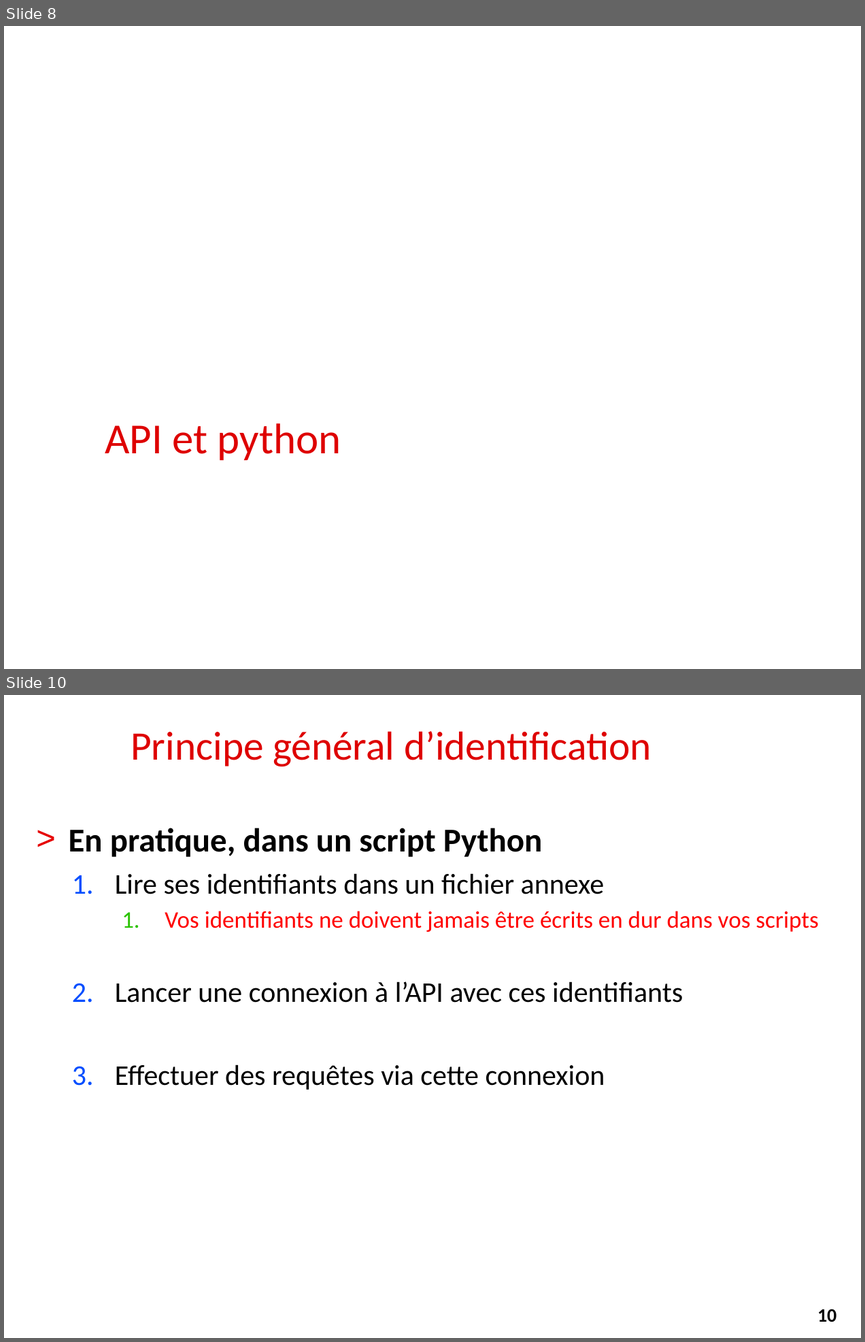
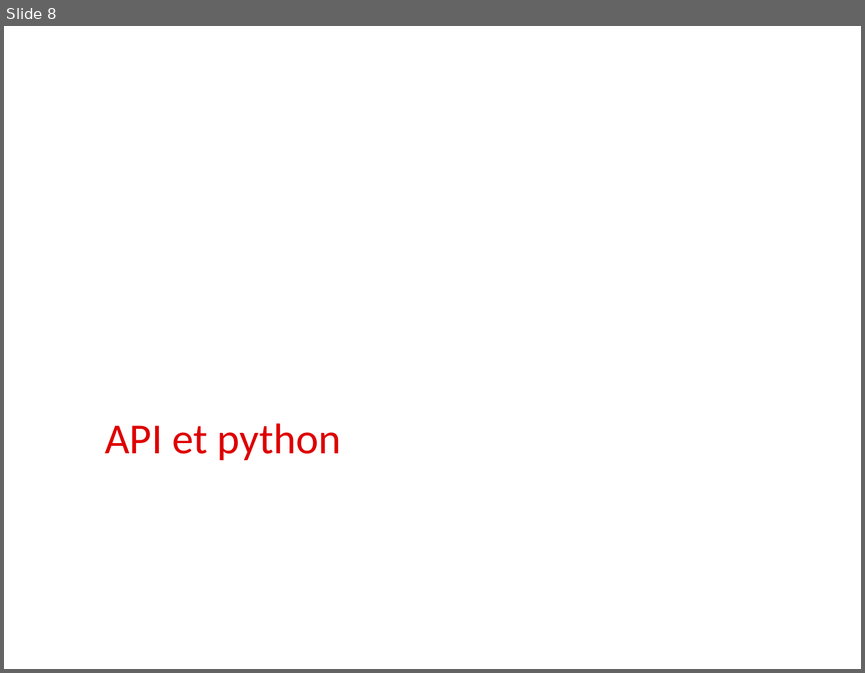
Before and after one commit to alemaitr/python_opendata_l2, a slide deck: cours3.pptx. Shown one above the other, each under a label of ours: slides 8 and 10 before the commit, slide 8 after it; the slides between them are not shown. The pictures are 865x1342 and 865x673 pixels, drawn with LibreOffice and Linux fonts; fonts in the diff are those of the drawing; background and template pictures are left out. Boxes give left, top, right and bottom in pixels: in the first picture for what was removed or moved away, otherwise in the second. Text is boxed around its words. In the diff, an @@ line names an element or a change of style, - is before the commit and + after.

```diff
--- a/cours3.pptx
+++ b/cours3.pptx
@@ slide 10 removed at (x1=4, y1=695, x2=861, y2=1338), background #FFFFFF @@
@@ title removed at (x1=130, y1=731, x2=651, y2=767) @@
-Principe général d’identification
@@ text removed at (x1=69, y1=828, x2=818, y2=1089) @@
-> En pratique, dans un script Python
-  1. Lire ses identifiants dans un fichier annexe
-    1. Vos identifiants ne doivent jamais être écrits en dur dans vos scripts
-  2. Lancer une connexion à l’API avec ces identifiants
-  3. Effectuer des requêtes via cette connexion
@@ page number removed at (x1=800, y1=1297, x2=854, y2=1331) @@
-10
```
Also in this commit, not shown: 4 slides changed, 4 slides added, 5 other slides removed, 1 other file.
